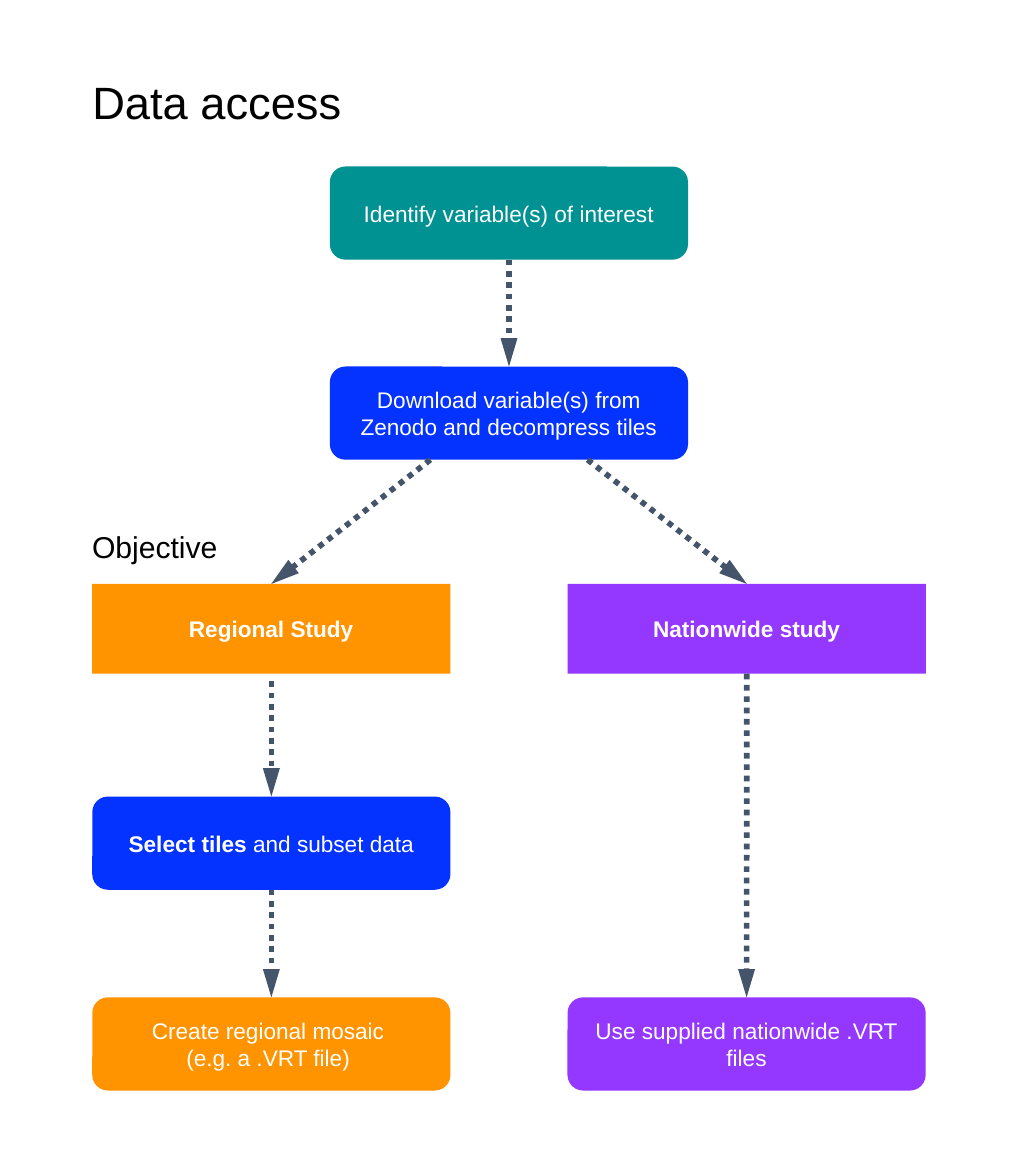
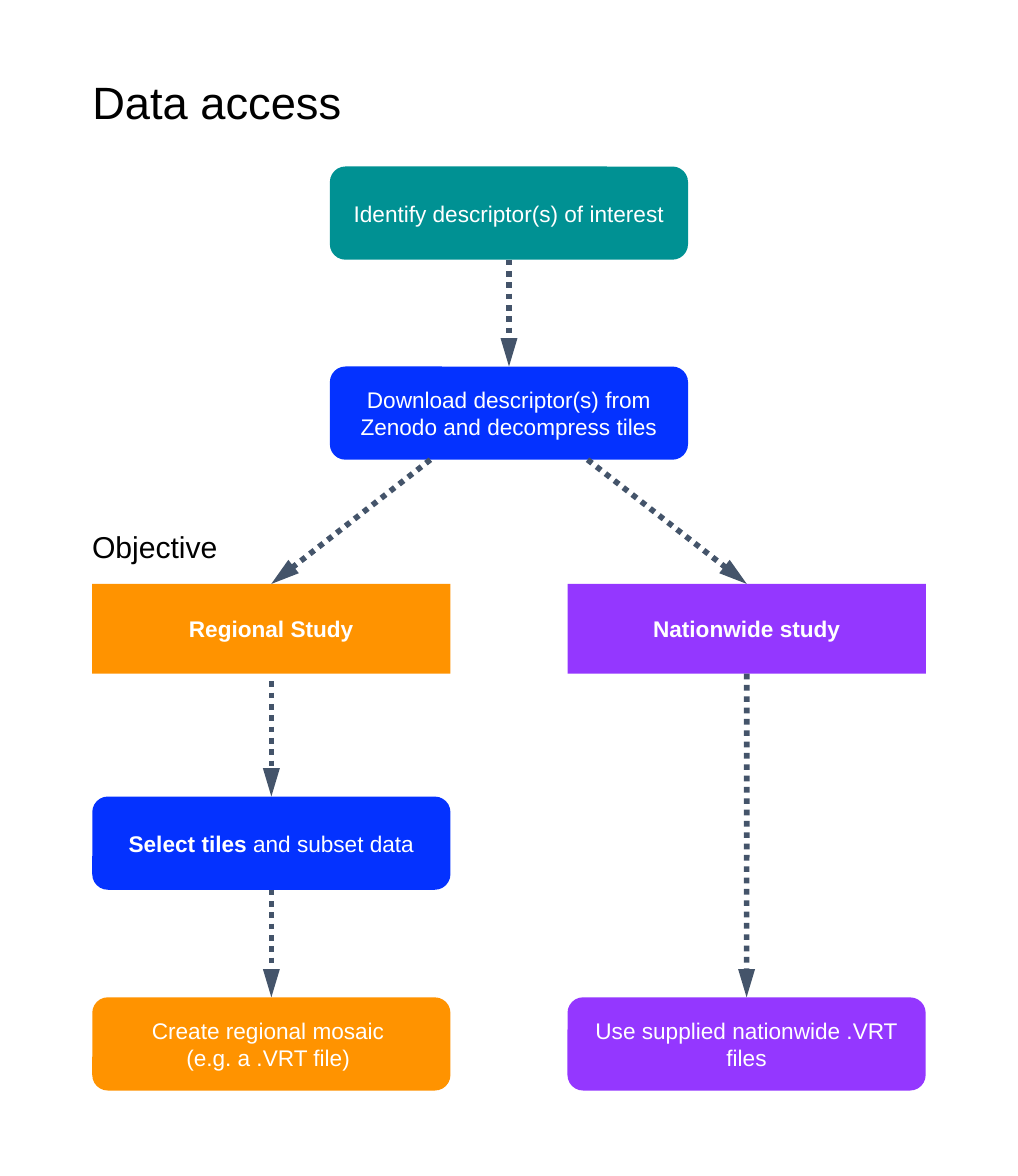
Before and after one commit to jakobjassmann/ecodes-dk-lidar, a slide deck: slide 1 of manuscript/figure_5/figure_5_data_access.pptx. Drawn at 1018x1176 pixels with LibreOffice and Linux fonts; fonts in the diff are those of the drawing. Boxes give left, top, right and bottom in pixels: in the first picture for what was removed or moved away, otherwise in the second. Text is boxed around its words. In the diff, an @@ line names an element or a change of style, - is before the commit and + after.

Commit message:
Changed 'variable' to 'descriptor' in Fig 5

```diff
--- a/manuscript/figure_5/figure_5_data_access.pptx
+++ b/manuscript/figure_5/figure_5_data_access.pptx
@@ text in rounded rectangle at [354,205,664,227]: text changed @@
-Identify variable(s) of interest
+Identify descriptor(s) of interest
@@ text in rounded rectangle at [361,391,657,440]: text changed @@
-Download variable(s) from Zenodo and decompress tiles
+Download descriptor(s) from Zenodo and decompress tiles
```
Also in this commit, not shown: 2 other files.
